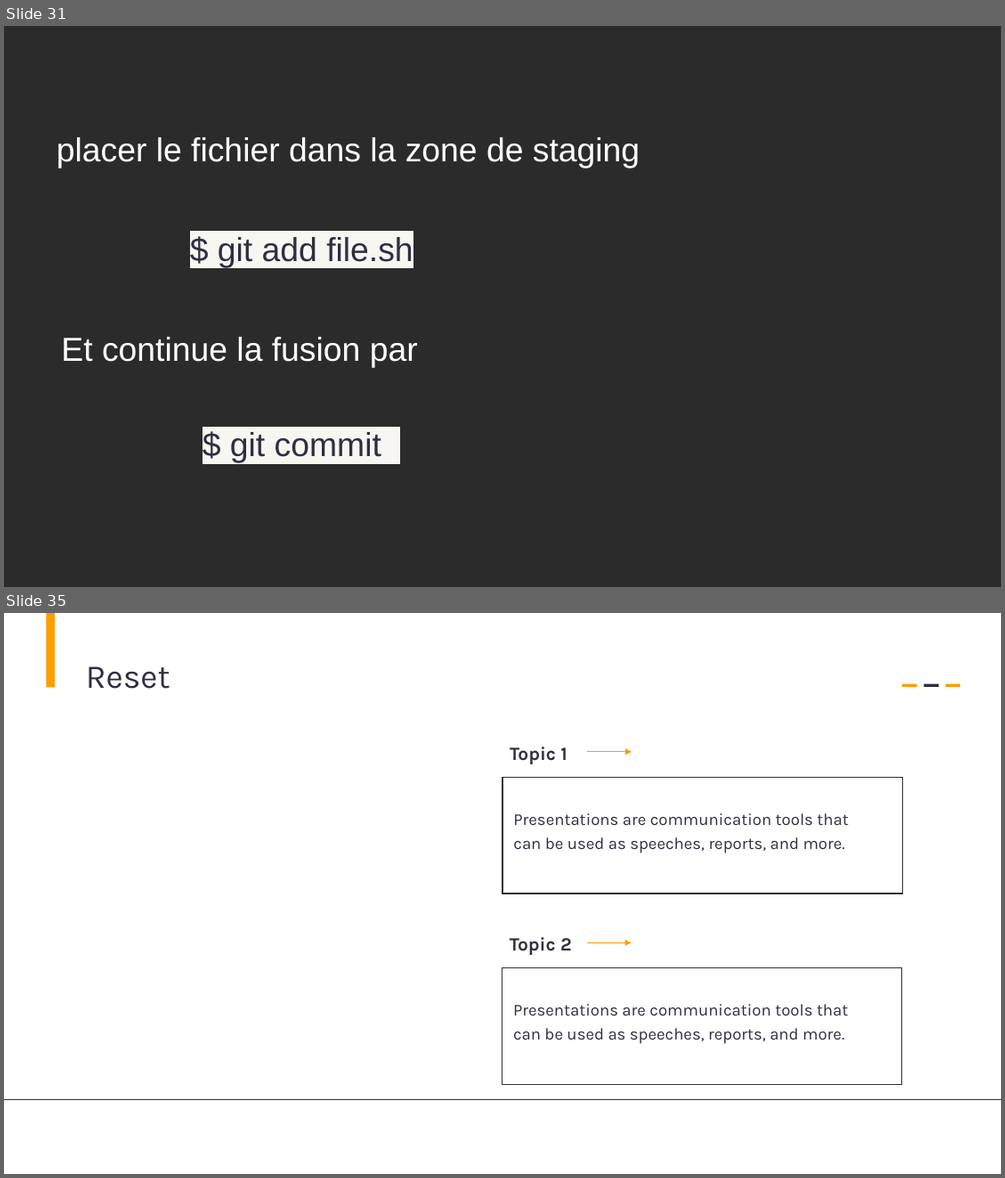
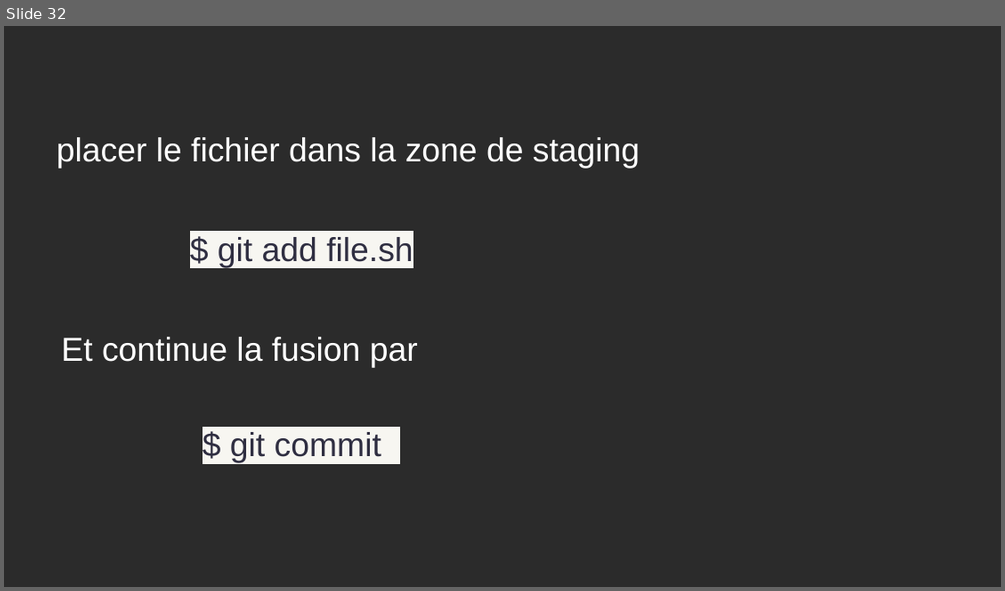
Before and after one commit to AbdessamadAbdaoui/Presentation_Git, a slide deck: presentation_Git.pptx. Shown one above the other, each under a label of ours: slides 31 and 35 before the commit, slide 32 after it; the slides between them are not shown. The pictures are 1005x1178 and 1005x591 pixels, drawn with LibreOffice and Linux fonts; fonts in the diff are those of the drawing; background and template pictures are left out; a plain dark background stands for a picture behind light text. Boxes give left, top, right and bottom in pixels: in the first picture for what was removed or moved away, otherwise in the second. Text is boxed around its words. In the diff, an @@ line names an element or a change of style, - is before the commit and + after.

```diff
--- a/presentation_Git.pptx
+++ b/presentation_Git.pptx
@@ slide 35 removed at (4,613,1001,1174), background #FFFFFF @@
@@ rectangle removed at (46,613,54,687) @@
@@ text removed at (86,666,170,689) @@
-Reset
@@ rectangle removed at (902,684,917,687) @@
@@ rectangle removed at (923,684,938,687) @@
@@ rectangle removed at (946,684,961,687) @@
@@ text removed at (510,747,566,764) @@
-Topic 1
@@ arrow removed from (587, 751) to (631, 751) @@
@@ rectangle removed at (502,777,903,893) @@
@@ text removed at (513,813,848,853) @@
-Presentations are communication tools that can be used as speeches, reports, and more.
@@ text removed at (510,937,572,955) @@
-Topic 2
@@ arrow removed from (587, 943) to (631, 943) @@
@@ rectangle removed at (502,968,902,1085) @@
@@ text removed at (513,1004,848,1044) @@
-Presentations are communication tools that can be used as speeches, reports, and more.
@@ line removed from (4, 1100) to (1001, 1100) @@
@@ what was slide 31 is now slide 32 @@
```
Also in this commit, not shown: 11 slides changed, 4 slides added, 9 other slides removed.
